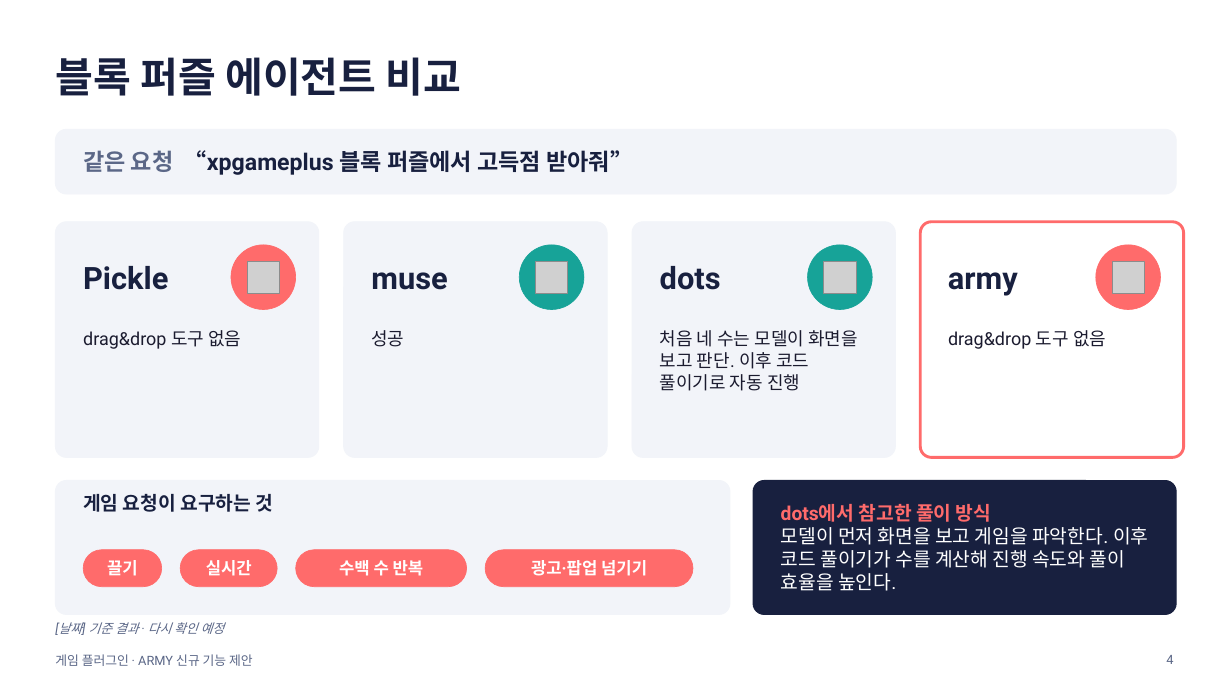
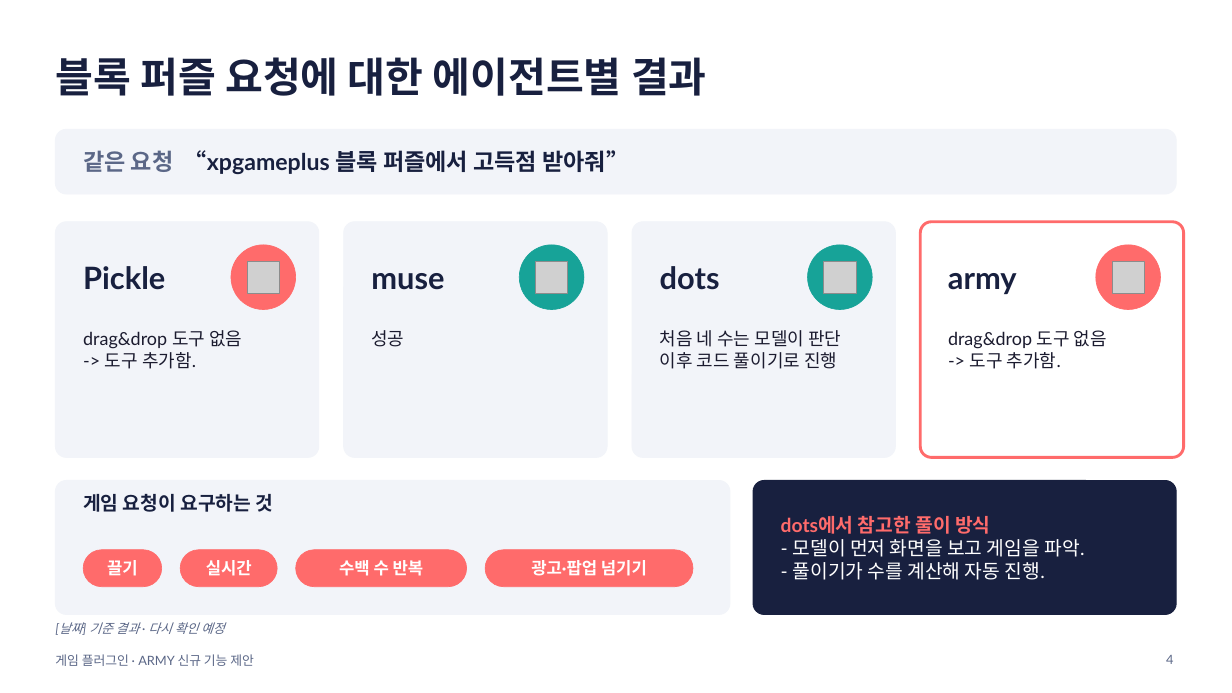
Before and after one commit to jimni-kim/game-lab, a slide deck: slide 4 of final/game-plugin-intro.pptx. Drawn at 1232x693 pixels with LibreOffice and Linux fonts; fonts in the diff are those of the drawing; grey boxes stand for pictures. Boxes give left, top, right and bottom in pixels: in the first picture for what was removed or moved away, otherwise in the second. Text is boxed around its words. In the diff, an @@ line names an element or a change of style, - is before the commit and + after.

Commit message:
Update game plugin presentation and embed SamsungOne Korean fonts

```diff
--- a/final/game-plugin-intro.pptx
+++ b/final/game-plugin-intro.pptx
@@ title at (55, 57, 707, 96): text changed; font Roboto to Lato @@
-블록 퍼즐 에이전트 비교
+블록 퍼즐 요청에 대한 에이전트별 결과
@@ text at (83, 330, 242, 349): font Roboto to Lato in "drag&drop 도구 없음" @@
@@ text at (105, 352, 196, 369): paragraph added @@
+-> 도구 추가함.
@@ text at (660, 330, 841, 369): text changed; font Roboto to Lato @@
-처음 네 수는 모델이 화면을 보고 판단. 이후 코드 풀이기로 자동 진행
+처음 네 수는 모델이 판단
+이후 코드 풀이기로 진행
@@ text at (948, 330, 1107, 349): font Roboto to Lato in "drag&drop 도구 없음" @@
@@ text at (970, 352, 1061, 369): paragraph added @@
+-> 도구 추가함.
@@ text at (781, 516, 990, 534): font Roboto to Lato in "dots에서 참고한 풀이 방식" @@
@@ text at (793, 539, 1084, 580): text changed; font Roboto to Lato @@
-모델이 먼저 화면을 보고 게임을 파악한다. 이후 코드 풀이기가 수를 계산해 진행 속도와 풀이 효율을 높인다.
+- 모델이 먼저 화면을 보고 게임을 파악.
+- 풀이기가 수를 계산해 자동 진행.
@@ font Roboto to Lato in 8 elements at (83, 150, 629, 174), (83, 266, 165, 290), (371, 273, 444, 290), (660, 266, 720, 290), (948, 273, 1017, 294), (59, 622, 225, 635), (1166, 655, 1173, 664), (55, 654, 254, 666) @@
```
Also in this commit, not shown: 19 other slides changed, 2 other files.
